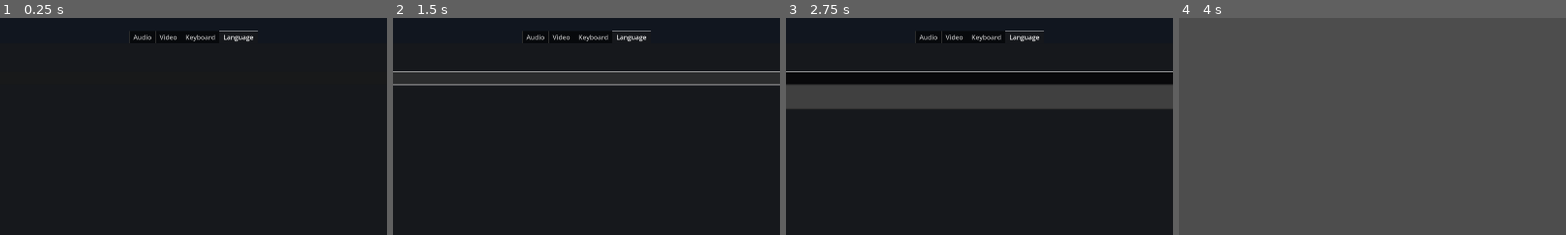
Above: before the commit, frames 1-4 (left to right).
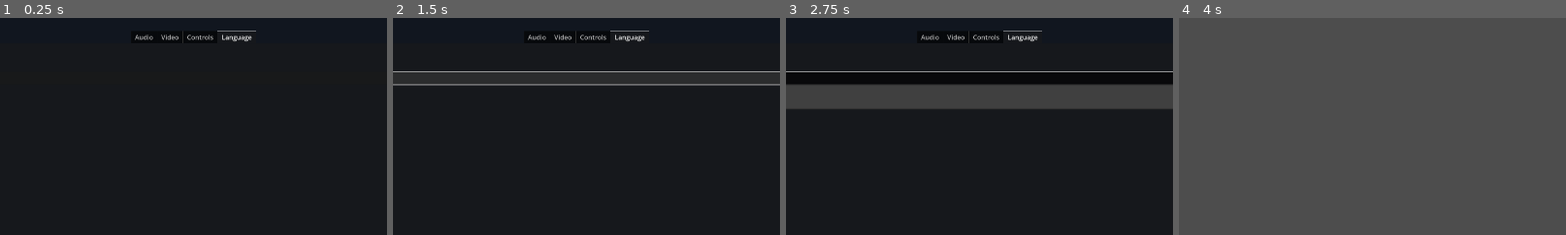
Above: after the commit, the same moments.

Repository: Dreat15/godot4-main-menu-template
Game: Godot game, scene res://settings_menu.tscn
Two runs of this game, one before a commit and one after it. Both use one fixed random seed, a clock stepped at 60 frames per second and the inputs below. This scene is started directly instead of the project's main scene.
Inputs:
- Up to frame 1 (0.25 s): no input
- Up to frame 2 (1.5 s): click "en" at 0.5 s; click "en" at 1.25 s
- Up to frame 3 (2.75 s): click "en" at 2 s
- Up to frame 4 (4 s): click "Back" at 2.75 s; tap Enter at 3.5 s
The pictures show only the part of the screen within x 25-75%, y 0-50%; the shares and areas given below are measured in that part.

The runs differ from the first frame. In frame 1, 0.5% of the frame differs, in the area x 33-67%, y 5-12%; in frame 2, 0.5%; in frame 3, 0.5%; in frame 4, nothing differs.

Commit message:
translate all current strings

Diff:
--- a/icon.svg
+++ /dev/null
@@ -1 +0,0 @@
-<svg xmlns="http://www.w3.org/2000/svg" width="128" height="128"><rect width="124" height="124" x="2" y="2" fill="#363d52" stroke="#212532" stroke-width="4" rx="14"/><g fill="#fff" transform="translate(12.322 12.322)scale(.101)"><path d="M105 673v33q407 354 814 0v-33z"/><path fill="#478cbf" d="m105 673 152 14q12 1 15 14l4 67 132 10 8-61q2-11 15-15h162q13 4 15 15l8 61 132-10 4-67q3-13 15-14l152-14V427q30-39 56-81-35-59-83-108-43 20-82 47-40-37-88-64 7-51 8-102-59-28-123-42-26 43-46 89-49-7-98 0-20-46-46-89-64 14-123 42 1 51 8 102-48 27-88 64-39-27-82-47-48 49-83 108 26 42 56 81zm0 33v39c0 276 813 276 814 0v-39l-134 12-5 69q-2 10-14 13l-162 11q-12 0-16-11l-10-65H446l-10 65q-4 11-16 11l-162-11q-12-3-14-13l-5-69z"/><path d="M483 600c0 34 58 34 58 0v-86c0-34-58-34-58 0z"/><circle cx="725" cy="526" r="90"/><circle cx="299" cy="526" r="90"/></g><g fill="#414042" transform="translate(12.322 12.322)scale(.101)"><circle cx="307" cy="532" r="60"/><circle cx="717" cy="532" r="60"/></g></svg>
--- a/lang/trans.csv
+++ b/lang/trans.csv
@@ -1,9 +1,11 @@
 keys,en,de
+BACK,Back,Zurück
 MENU_MAIN_MENU,Main Menu,Hauptmenü
 MENU_START,Start Game,Starte Spiel
 MENU_OPTIONS,Options,Optionen
 MENU_QUIT,Quit,Beenden
 SETTINGS_AUDIO,Audio,Audio
+SETTINGS_AUDIO_VOLUME,Volume,Lautstärke
 SETTINGS_VIDEO,Video,Video
-SETTINGS_KEYBOARD,Keyboard,Tastatur
+SETTINGS_CONTROLS,Controls,Tastatur
 SETTINGS_LANGUAGE,Language,Sprache
--- a/main_menu.gd
+++ b/main_menu.gd
@@ -2,14 +2,8 @@
 
 signal start_game()
 
-@onready var main_menu_label:Label = $MarginContainer/VBoxContainer/Label
-@onready var settings_scene:PackedScene = load("res://settings_menu.tscn")
-
 func _ready() -> void:
-	#main_menu_label.text = tr("MENU_MAIN_MENU")
-	#$MarginContainer/VBoxContainer/ButtonVBox/StartGameButton.text = tr("MENU_START")
-	$MarginContainer/VBoxContainer/ButtonVBox/OptionsButton.text = tr("MENU_OPTIONS")
-	$MarginContainer/VBoxContainer/ButtonVBox/QuitButton.text = tr("MENU_QUIT")
+	update_language()
 
 func _on_start_game_button_pressed() -> void:
 	start_game.emit()
@@ -20,3 +14,17 @@
 
 func _on_options_button_pressed() -> void:
 	get_tree().current_scene.add_child(settings_scene.instantiate())
+
+func update_language() -> void:
+	main_menu_label.text = tr("MENU_MAIN_MENU")
+	start_game_button.text = tr("MENU_START")
+	options_button.text = tr("MENU_OPTIONS")
+	quit_button.text = tr("MENU_QUIT")
+
+
+@onready var main_menu_label:Label = $MarginContainer/VBoxContainer/Label
+@onready var start_game_button:Button = $MarginContainer/VBoxContainer/ButtonVBox/StartGameButton
+@onready var options_button:Button = $MarginContainer/VBoxContainer/ButtonVBox/OptionsButton
+@onready var quit_button:Button = $MarginContainer/VBoxContainer/ButtonVBox/QuitButton
+
+@onready var settings_scene:PackedScene = load("res://settings_menu.tscn")
--- a/project.godot
+++ b/project.godot
@@ -13,7 +13,6 @@
 config/name="MainMenu"
 run/main_scene="uid://b7rt4mwk31wbn"
 config/features=PackedStringArray("4.5", "Forward Plus")
-config/icon="res://icon.svg"
 
 [display]
 
--- a/settings_menu.gd
+++ b/settings_menu.gd
@@ -1,14 +1,7 @@
 extends Control
 
-@onready var volume_label:Label = $Background/VBoxContainer/TabContainer/Audio/VBoxContainer/Label
-@onready var volume_slider:HSlider = $Background/VBoxContainer/TabContainer/Audio/VBoxContainer/HSlider
-@onready var volume_sample:AudioStreamPlayer2D = $Background/VBoxContainer/TabContainer/Audio/VBoxContainer/AudioStreamPlayer2D
-
-@onready var language_option_button:OptionButton = $Background/VBoxContainer/TabContainer/Language/VBoxContainer/OptionButton
-@onready var language_language_label:Label = $Background/VBoxContainer/TabContainer/Language/VBoxContainer/Label
-
 func _ready() -> void:
-	set_strings()
+	update_language()
 	setup_language()
 	volume_slider.value = 100
 
@@ -17,7 +10,8 @@
 
 func _on_h_slider_value_changed(value: float) -> void:
 	var rounded = roundi(value)
-	volume_label.text = str("Volume ", rounded, "%")
+	volume_label.text = tr("SETTINGS_AUDIO_VOLUME") + " " + str(rounded) + "%"
+
 	AudioServer.set_bus_volume_db(0, value/5)
 	#volume_sample.play()
 
@@ -30,7 +24,37 @@
 func _on_option_button_item_selected(index: int) -> void:
 	var locale:String = language_option_button.get_item_text(index)
 	TranslationServer.set_locale(locale)
-	set_strings()
+	update_language()
 
-func set_strings():
+func update_language():
+	#audio
+	audio_tab.name = tr("SETTINGS_AUDIO")
+	volume_label.text = tr("SETTINGS_AUDIO_VOLUME") #add value when implemented
+	#video
+	video_tab.name = tr("SETTINGS_VIDEO")
+	#controls
+	controls_tab.name = tr("SETTINGS_CONTROLS")
+	#language
+	language_tab.name = tr("SETTINGS_LANGUAGE")
 	language_language_label.text = tr("SETTINGS_LANGUAGE")
+	back_button.text = tr("BACK")
+
+
+#audio
+@onready var audio_tab:MarginContainer = $Background/VBoxContainer/TabContainer/Audio
+@onready var volume_label:Label = $Background/VBoxContainer/TabContainer/Audio/VBoxContainer/Label
+@onready var volume_slider:HSlider = $Background/VBoxContainer/TabContainer/Audio/VBoxContainer/HSlider
+@onready var volume_sample:AudioStreamPlayer2D = $Background/VBoxContainer/TabContainer/Audio/VBoxContainer/AudioStreamPlayer2D
+
+#video
+@onready var video_tab:VBoxContainer = $Background/VBoxContainer/TabContainer/Video
+
+#controls
+@onready var controls_tab:VBoxContainer = $Background/VBoxContainer/TabContainer/Controls
+
+#language
+@onready var language_tab:MarginContainer = $Background/VBoxContainer/TabContainer/Language
+@onready var language_option_button:OptionButton = $Background/VBoxContainer/TabContainer/Language/VBoxContainer/OptionButton
+@onready var language_language_label:Label = $Background/VBoxContainer/TabContainer/Language/VBoxContainer/Label
+
+@onready var back_button:Button = $Background/VBoxContainer/BackButton
--- a/settings_menu.tscn
+++ b/settings_menu.tscn
@@ -1,7 +1,7 @@
 [gd_scene load_steps=3 format=3 uid="uid://b5nqceyqw4pqb"]
 
 [ext_resource type="Script" uid="uid://jx172ukmmfsa" path="res://settings_menu.gd" id="1_ufg0w"]
-[ext_resource type="AudioStream" uid="uid://bnbada8q7r5yi" path="res://mixkit-footsteps-on-tall-grass-532.wav" id="2_0cmel"]
+[ext_resource type="AudioStream" uid="uid://bnbada8q7r5yi" path="res://sounds/mixkit-footsteps-on-tall-grass-532.wav" id="2_0cmel"]
 
 [node name="SettingsMenu" type="Control"]
 layout_mode = 3
@@ -68,7 +68,7 @@
 layout_mode = 2
 metadata/_tab_index = 1
 
-[node name="Keyboard" type="VBoxContainer" parent="Background/VBoxContainer/TabContainer"]
+[node name="Controls" type="VBoxContainer" parent="Background/VBoxContainer/TabContainer"]
 visible = false
 layout_mode = 2
 metadata/_tab_index = 2
--- a/translations/trans.csv
+++ /dev/null
@@ -1,9 +0,0 @@
-keys,en,de
-MENU_MAIN_MENU,Main Menu,Hauptmenü
-MENU_START,Start Game,Starte Spiel
-MENU_OPTIONS,Options,Optionen
-MENU_QUIT,Quit,Beenden
-SETTINGS_AUDIO,Audio,Audio
-SETTINGS_VIDEO,Video,Video
-SETTINGS_KEYBOARD,Keyboard,Tastatur
-SETTINGS_LANGUAGE,Language,Sprache
Not shown, removed: icon.svg.import
Not shown, removed: mixkit-footsteps-on-tall-grass-532.wav.import
Not shown, added: sounds/mixkit-footsteps-on-tall-grass-532.wav.import
Not shown, removed: translations/trans.csv.import
Not shown, changed: lang/.~lock.trans.csv#
Not shown, added: sounds/mixkit-footsteps-on-tall-grass-532.wav
